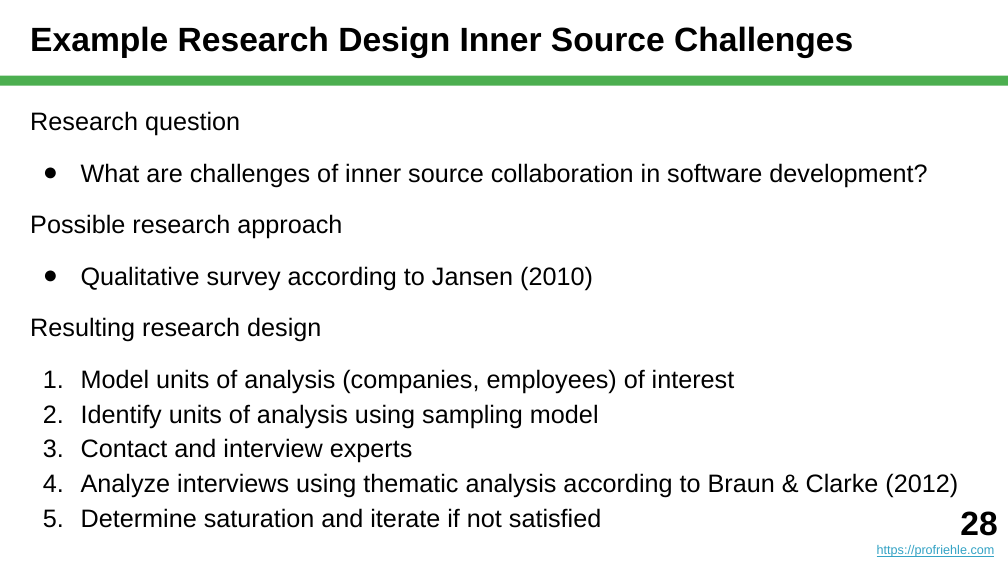
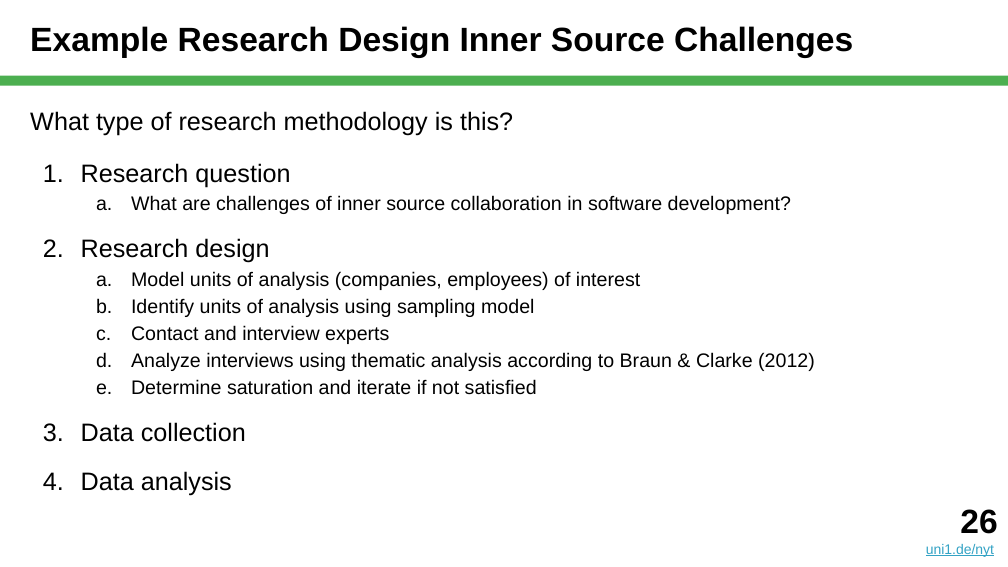
Before and after one commit to dirkriehle/nyt-course, a slide deck: slide 26 of Lecture slides/NYT B02 - Scientific Research.pptx (slide 28 before the commit). Drawn at 1008x567 pixels with LibreOffice and Linux fonts; fonts in the diff are those of the drawing. Boxes give left, top, right and bottom in pixels: in the first picture for what was removed or moved away, otherwise in the second. Text is boxed around its words. In the diff, an @@ line names an element or a change of style, - is before the commit and + after.

Commit message:
After B02 - Scientific Research

```diff
--- a/Lecture slides/NYT B02 - Scientific Research.pptx
+++ b/Lecture slides/NYT B02 - Scientific Research.pptx
@@ text at <box>30,111,513,136</box>: paragraph added @@
+What type of research methodology is this?
@@ text at <box>81,163,815,395</box>: size 18 to 14 pt in "What are challenges of inner source collaboration ...", "Model units of analysis (companies, employees) of ...", "Identify units of analysis using sampling model", "Contact and interview experts" and 2 more places; bullet none to 1.; more space between paragraphs; bullet ● to a.; list level 1 to 2 in "What are challenges of inner ..."; bullet 1. to a.; list level 1 to 2 in "Model units of analysis (companies, ..."; list level 1 to 2 in "Identify units of analysis using ..."; list level 1 to 2 in "Contact and interview experts"; list level 1 to 2 in "Analyze interviews using thematic analysis ..."; list level 1 to 2 in "Determine saturation and iterate if ..." @@
@@ text at <box>81,238,269,263</box>: text changed @@
-Possible research approach
-● Qualitative survey according to Jansen (2010)
-Resulting research design
+2. Research design
@@ text at <box>81,422,246,496</box>: paragraphs added @@
+3. Data collection
+4. Data analysis
@@ text added at <box>926,509,997,557</box>, 10 pt, text #34A3C5, underline @@
+26
+uni1.de/nyt
@@ text removed at <box>877,511,997,557</box> @@
-28
-https://profriehle.com
```
Also in this commit, not shown: 39 other slides changed, 2 slides added, 5 slides removed, 5 other files.
